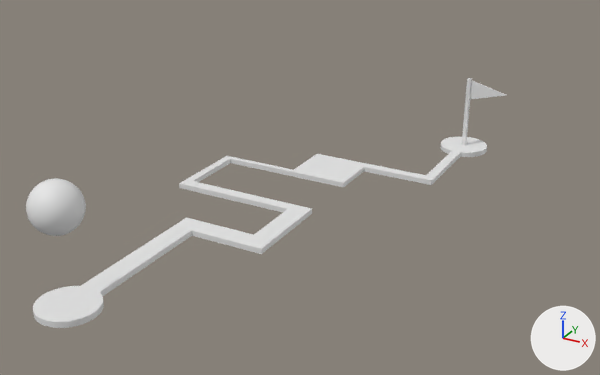
Renders of the glTF model assets/level1.glb from each side of a commit.
The view is the same before and after, from a camera (50 mm lens) standing at (20.1, -18.9, 16.3) and looking at (2.8, 12.4, 0.6). Arrows for +X, +Y and +Z are at lower right; the lights stay in place. Materials are left out; every surface is plain grey. Vertices at the same position are counted once.

Script lines for the objects in view, before the commit:
```python
me_cube_005 = bpy.data.meshes.new('Cube.005')
me_cube_005.from_pydata(...)  # 14 vertices, 20 faces; spans x -1.0..20.1, y -1.0..1.0, z -1.0..2.7
# faces by material slot: [12, 8]
me_cube_005.materials.append(mat_flag_pole)
me_cube_005.materials.append(mat_flag)
me_cylinder_003 = bpy.data.meshes.new('Cylinder.003')
me_cylinder_003.from_pydata(...)  # 192 vertices, 370 faces; spans x -3.1..8.6, y -1.3..24.1, z -0.1..0.1
me_cylinder_003.materials.append(mat_level)
me_sphere_002 = bpy.data.meshes.new('Sphere.002')
me_sphere_002.from_pydata(...)  # a UV sphere (32 segments, 16 rings, poles along z) spanning x -1.0..1.0, y -1.0..1.0, z -1.0..1.0
me_sphere_002.materials.append(mat_player)
ob_cube = bpy.data.objects.new('Cube', me_cube_005)
ob_cube.location = (7.38, 22.82, 1.14)
ob_cube.scale = (0.103, 0.103, 1.0)
ob_cylinder = bpy.data.objects.new('Cylinder', me_cylinder_003)
ob_cylinder.location = (0.0, 0.0, 0.0)
ob_player = bpy.data.objects.new('Player', me_sphere_002)
ob_player.location = (0.0, 0.0, 4.0)
```
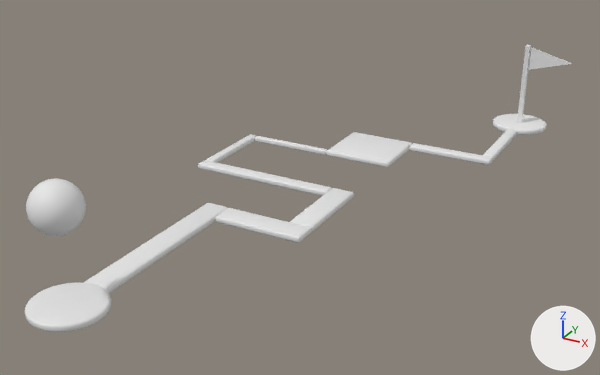
Commit message: updating initial screen with levels

Where the change shows, as pixel boxes [x1, y1, x2, y2] in the pictures (600 x 375 px):
'Cylinder', deleted
    before: [33, 137, 487, 328]
'Cube', reshaped, moved, rescaled (222% wider, 34% taller)
    before: [462, 78, 506, 145]
    after: [84, 203, 228, 293]
'Start', added
    after: [25, 283, 111, 332]
'Cube.006', added
    after: [326, 132, 412, 168]
'Cube.001', added
    after: [215, 208, 311, 243]
'Cube.003', added
    after: [198, 160, 332, 196]
'Cube.002', added
    after: [290, 188, 354, 232]
'Flag', added
    after: [517, 45, 572, 122]
'Finish', added
    after: [493, 114, 546, 135]
'Cube.007', added
    after: [409, 143, 492, 165]
'Cube.005', added
    after: [255, 136, 327, 155]
'Cube.004', added
    after: [206, 134, 256, 163]
'Cube.008', added
    after: [483, 129, 517, 161]
part 1 of me_cube_005, deleted
    before: [462, 78, 506, 145]
part 2 of me_cube_005, added
    after: [84, 203, 228, 293]

The change, as a diff of the scene's bpy script:
```diff
--- a/assets/level1.glb.py
+++ b/assets/level1.glb.py
@@ me_cube_005 @@
 # used by ob_cube; location = (7.38, 22.82, 1.14); scale = (0.103, 0.103, 1.0)
-me_cube_005.from_pydata(...)  # 14 vertices, 20 faces; spans x -1.0..20.1, y -1.0..1.0, z -1.0..2.7
+me_cube_005.from_pydata(...)  # 120 vertices, 236 faces; spans x -0.6..0.6, y -4.2..4.2, z -0.2..0.2
+# me_cube_005 part 1: the whole mesh is rebuilt
+# me_cube_005 part 2
+# 120 vertices are added at x -0.6..0.6, y -4.2..4.2, z -0.2..0.2
+# 236 new faces join them
+# me_cube_005 part 3: the surface is now shaded smooth
@@ me_cylinder_001 @@
+me_cylinder_001.from_pydata(...)  # 256 vertices, 508 faces; spans x -1.53..1.53, y -1.53..1.53, z -0.15..0.15
@@ me_cube_008 @@
+me_cube_008.from_pydata(...)  # 104 vertices, 204 faces; spans x -0.3..0.3, y -2.37..2.45, z -0.15..0.15
@@ me_cube_007 @@
+me_cube_007.from_pydata(...)  # 96 vertices, 188 faces; spans x -2.25..2.25, y -0.31..0.31, z -0.15..0.15
@@ me_cube_006 @@
+me_cube_006.from_pydata(...)  # 96 vertices, 188 faces; spans x -1.82..1.82, y -1.74..1.74, z -0.15..0.15
@@ me_cube_005_1 @@
+me_cube_005_1.from_pydata(...)  # 96 vertices, 188 faces; spans x -2.24..2.24, y -0.17..0.17, z -0.15..0.15
@@ me_cube_004 @@
+me_cube_004.from_pydata(...)  # 96 vertices, 188 faces; spans x -0.24..0.24, y -2.24..2.24, z -0.15..0.15
@@ me_cube_003 @@
+me_cube_003.from_pydata(...)  # 96 vertices, 188 faces; spans x -3.74..3.74, y -0.34..0.34, z -0.15..0.15
@@ me_cube_002 @@
+me_cube_002.from_pydata(...)  # 96 vertices, 188 faces; spans x -0.59..0.59, y -2.16..2.16, z -0.15..0.15
@@ me_cube_001 @@
+me_cube_001.from_pydata(...)  # 96 vertices, 188 faces; spans x -2.16..2.16, y -0.59..0.59, z -0.15..0.15
@@ me_flag @@
+me_flag.from_pydata(...)  # 14 vertices, 20 faces; spans x -0.13..2.53, y -0.13..0.13, z -2.27..2.27
@@ me_cylinder @@
+me_cylinder.from_pydata(...)  # 256 vertices, 508 faces; spans x -1.53..1.53, y -1.53..1.53, z -0.15..0.15
@@ ob_cylinder @@
-ob_cylinder = bpy.data.objects.new('Cylinder', me_cylinder_003)
-ob_cylinder.location = (0.0, 0.0, 0.0)
@@ ob_cube @@
 ob_cube = bpy.data.objects.new('Cube', me_cube_005)
-ob_cube.location = (7.38, 22.82, 1.14)
-ob_cube.scale = (0.103, 0.103, 1.0)
+ob_cube.location = (0.0, 5.63, 0.0)
@@ ob_finish @@
+ob_finish = bpy.data.objects.new('Finish', me_cylinder_001)
+ob_finish.location = (9.04, 27.96, 0.0)
@@ ob_cube_008 @@
+ob_cube_008 = bpy.data.objects.new('Cube.008', me_cube_008)
+ob_cube_008.location = (9.04, 24.08, 0.0)
@@ ob_cube_007 @@
+ob_cube_007 = bpy.data.objects.new('Cube.007', me_cube_007)
+ob_cube_007.location = (7.09, 21.4, 0.0)
@@ ob_cube_006 @@
+ob_cube_006 = bpy.data.objects.new('Cube.006', me_cube_006)
+ob_cube_006.location = (3.02, 19.97, 0.0)
@@ ob_cube_005 @@
+ob_cube_005 = bpy.data.objects.new('Cube.005', me_cube_005_1)
+ob_cube_005.location = (-1.03, 18.4, 0.0)
@@ ob_cube_004 @@
+ob_cube_004 = bpy.data.objects.new('Cube.004', me_cube_004)
+ob_cube_004.location = (-3.51, 16.33, 0.0)
@@ ob_cube_003 @@
+ob_cube_003 = bpy.data.objects.new('Cube.003', me_cube_003)
+ob_cube_003.location = (-0.02, 13.76, 0.0)
@@ ob_cube_002 @@
+ob_cube_002 = bpy.data.objects.new('Cube.002', me_cube_002)
+ob_cube_002.location = (4.31, 11.94, 0.0)
@@ ob_cube_001 @@
+ob_cube_001 = bpy.data.objects.new('Cube.001', me_cube_001)
+ob_cube_001.location = (2.74, 9.2, 0.0)
@@ ob_flag @@
+ob_flag = bpy.data.objects.new('Flag', me_flag)
+ob_flag.location = (9.05, 27.98, 2.42)
@@ ob_start @@
+ob_start = bpy.data.objects.new('Start', me_cylinder)
+ob_start.location = (0.0, -0.02, 0.0)
```
